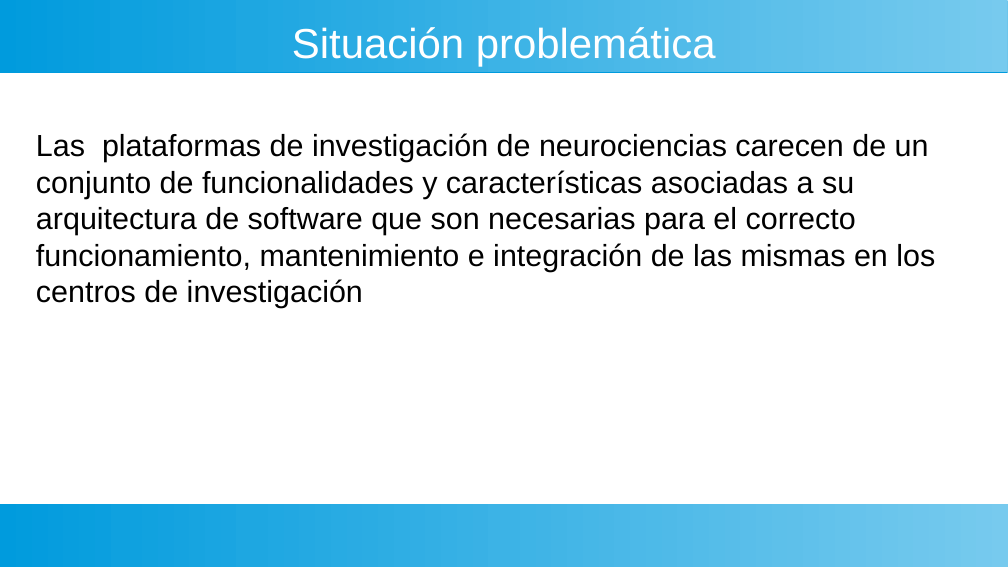
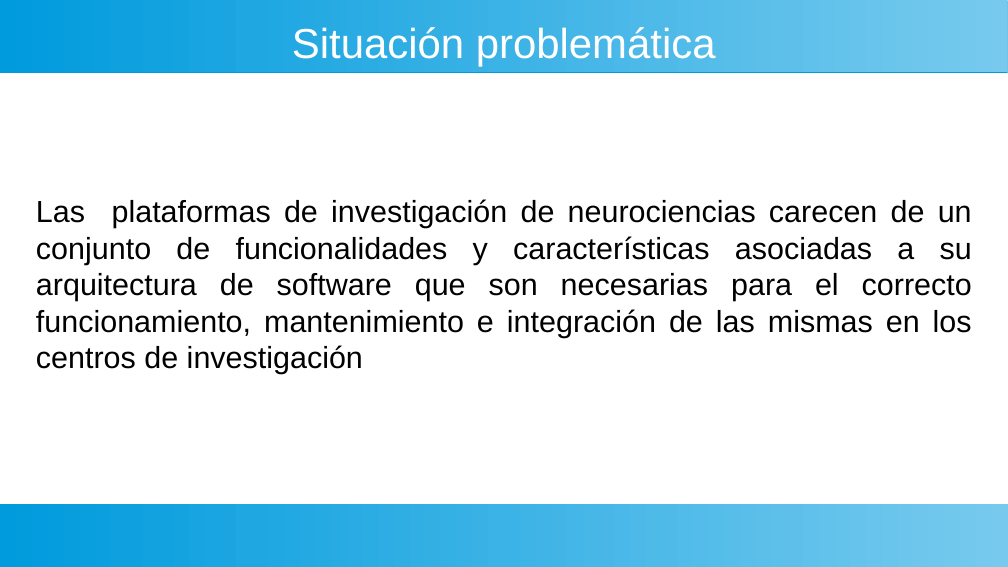
Before and after one commit to gaspect/brainsys, a slide deck: slide 4 of Presentación.odp. Drawn at 1008x567 pixels with LibreOffice and Linux fonts; fonts in the diff are those of the drawing. Boxes give left, top, right and bottom in pixels: in the first picture for what was removed or moved away, otherwise in the second. Text is boxed around its words. In the diff, an @@ line names an element or a change of style, - is before the commit and + after.

```diff
--- a/Presentación.odp
+++ b/Presentación.odp
@@ text "Las plataformas de investigación de ...": place and size @@
-text "Las plataformas de investigación de ..." at [36, 133, 935, 308]
+text "Las plataformas de investigación de ..." at [36, 199, 972, 374]
@@ text "Las plataformas de investigación de ..." at [36, 199, 972, 374]: alignment left to justified; vertical alignment top to middle @@
```
Also in this commit, not shown: 17 other slides changed, 1 slide added, 2 slides removed.
